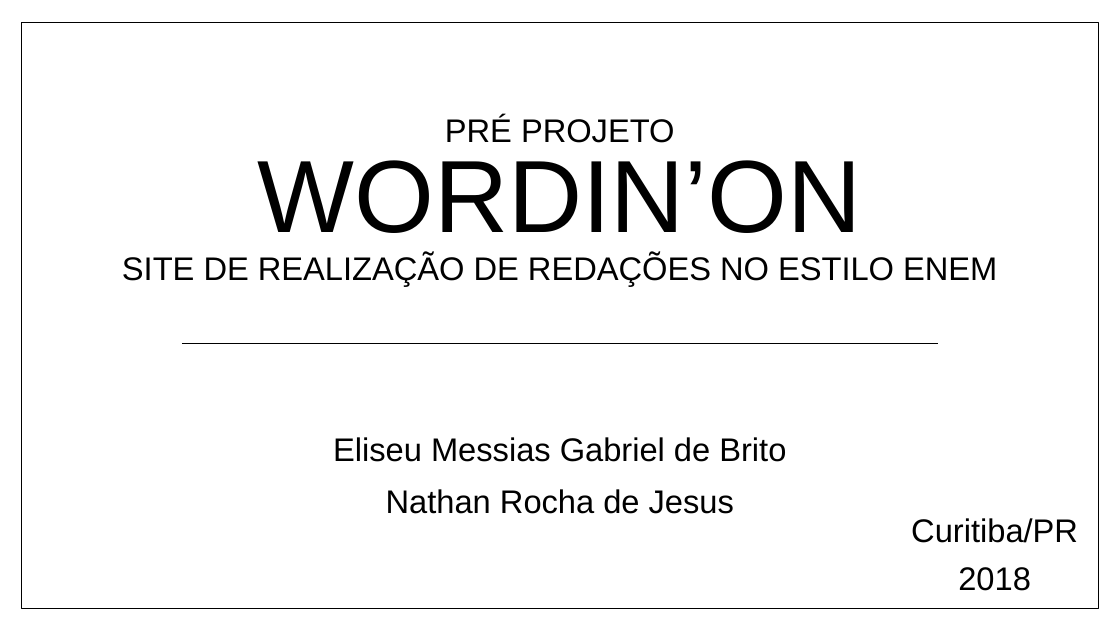
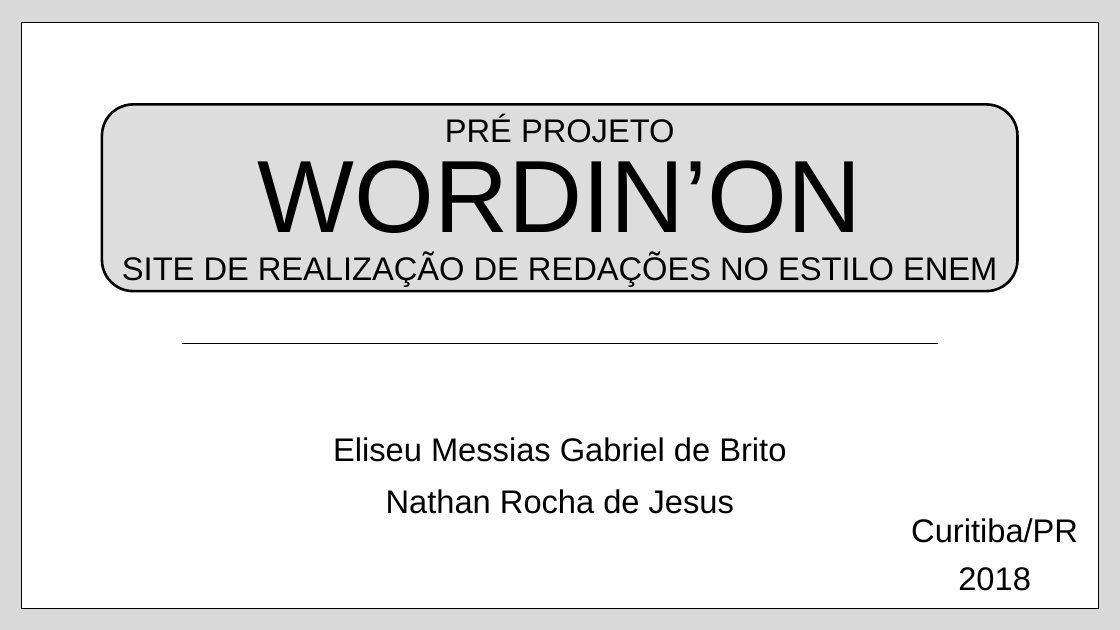
Before and after one commit to n4th4nrjesus/WordinOn, a slide deck: slide 1 of Apresentação Wordin'On.pptx. Drawn at 1120x630 pixels with LibreOffice and Linux fonts; fonts in the diff are those of the drawing. Boxes give left, top, right and bottom in pixels: in the first picture for what was removed or moved away, otherwise in the second. Text is boxed around its words. In the diff, an @@ line names an element or a change of style, - is before the commit and + after.

Commit message:
Apresentação WordinOn

```diff
--- a/Apresentação Wordin'On.pptx
+++ b/Apresentação Wordin'On.pptx
@@ background #FFFFFF to #DADADA @@
@@ rounded rectangle added at bbox=[102, 104, 1017, 291], fill #DDDDDD, outline #000000 2.25 pt @@
```
Also in this commit, not shown: 1 other slide changed, 6 slides added.
